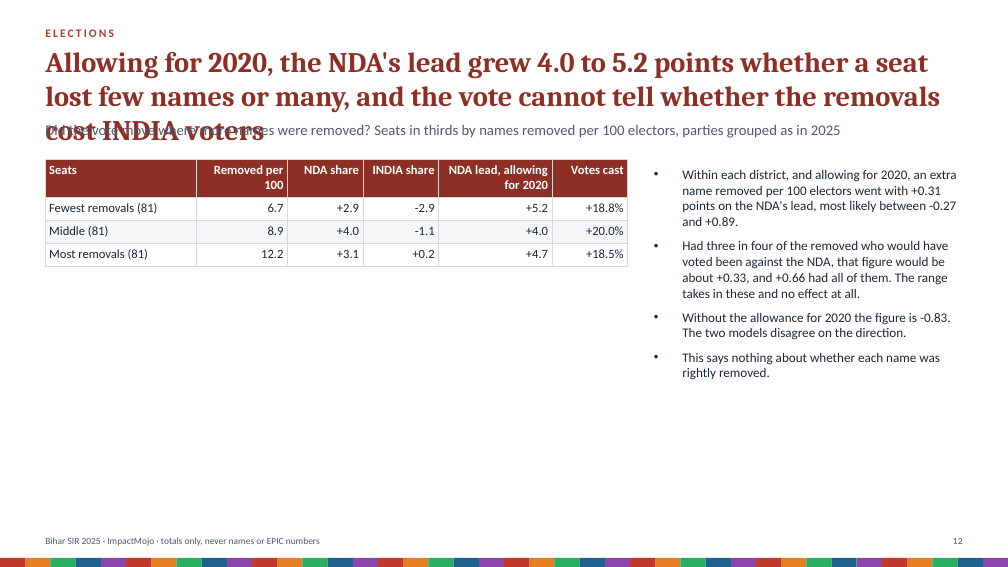
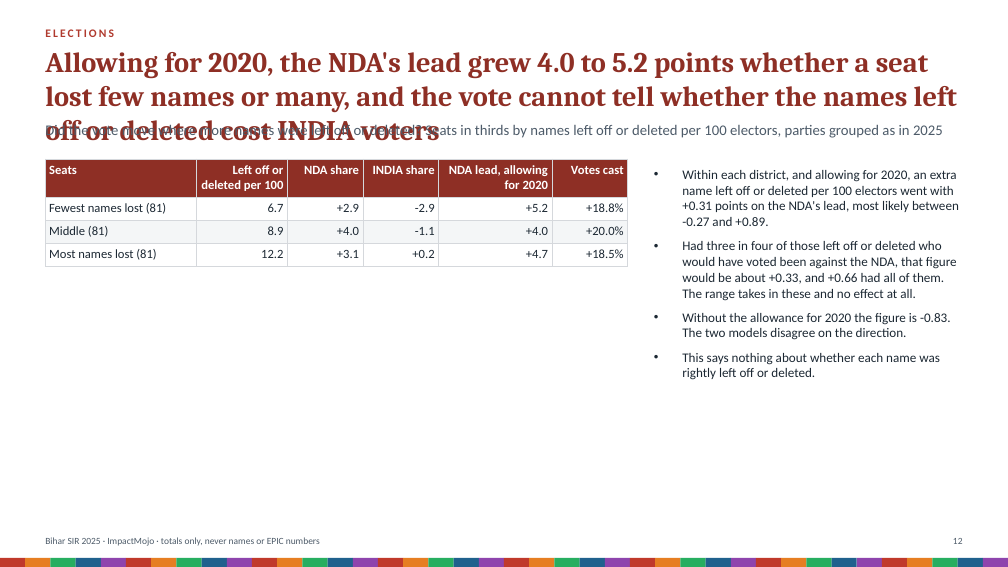
Before and after one commit to Varnasr/INDIA-DATA, a slide deck: slide 12 of reports/bihar-sir-2025-deck.pptx. Drawn at 1008x567 pixels with LibreOffice and Linux fonts; fonts in the diff are those of the drawing. Boxes give left, top, right and bottom in pixels: in the first picture for what was removed or moved away, otherwise in the second. Text is boxed around its words. In the diff, an @@ line names an element or a change of style, - is before the commit and + after.

```diff
--- a/reports/bihar-sir-2025-deck.pptx
+++ b/reports/bihar-sir-2025-deck.pptx
@@ text at (45, 52, 957, 141): text changed @@
-Allowing for 2020, the NDA's lead grew 4.0 to 5.2 points whether a seat lost few names or many, and the vote cannot tell whether the removals cost INDIA voters
+Allowing for 2020, the NDA's lead grew 4.0 to 5.2 points whether a seat lost few names or many, and the vote cannot tell whether the names left off or deleted cost INDIA voters
@@ text at (45, 123, 943, 140): text changed @@
-Did the vote move where more names were removed? Seats in thirds by names removed per 100 electors, parties grouped as in 2025
+Did the vote move where more names were left off or deleted? Seats in thirds by names left off or deleted per 100 electors, parties grouped as in 2025
@@ table at (45, 159, 628, 264) @@
-row 1, column 2: Removed per 100
+row 1, column 2: Left off or deleted per 100
-row 2, column 1: Fewest removals (81)
+row 2, column 1: Fewest names lost (81)
-row 4, column 1: Most removals (81)
+row 4, column 1: Most names lost (81)
@@ text at (682, 170, 959, 301): text changed @@
-• Within each district, and allowing for 2020, an extra name removed per 100 electors went with +0.31 points on the NDA's lead, most likely between -0.27 and +0.89.
-• Had three in four of the removed who would have voted been against the NDA, that figure would be about +0.33, and +0.66 had all of them. The range takes in these and no effect at all.
+• Within each district, and allowing for 2020, an extra name left off or deleted per 100 electors went with +0.31 points on the NDA's lead, most likely between -0.27 and +0.89.
+• Had three in four of those left off or deleted who would have voted been against the NDA, that figure would be about +0.33, and +0.66 had all of them. The range takes in these and no effect at all.
@@ text at (682, 353, 940, 380): text changed @@
-• This says nothing about whether each name was rightly removed.
+• This says nothing about whether each name was rightly left off or deleted.
```
Also in this commit, not shown: 29 other slides changed, 44 other files.
